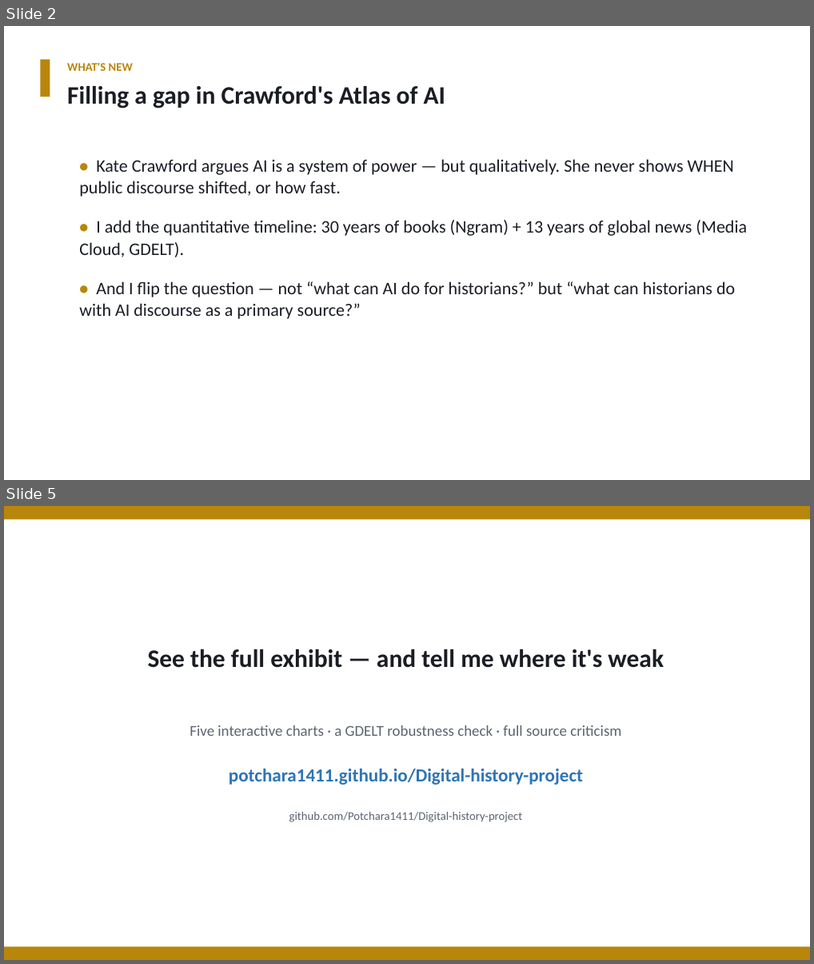
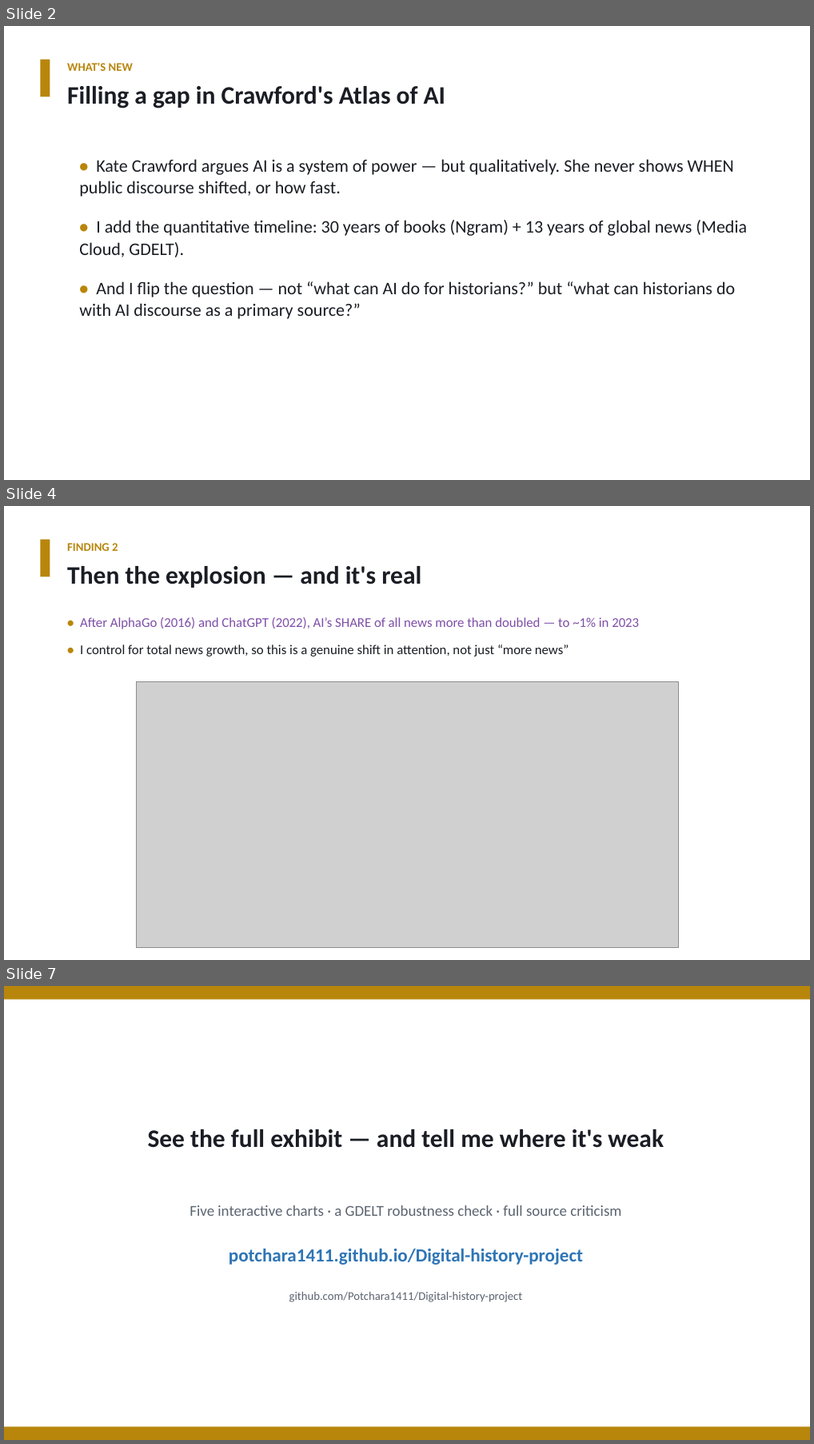
Before and after one commit to Potchara1411/Digital-history-project, a slide deck: ai_discourse_4min.pptx. Shown one above the other, each under a label of ours: slides 2 and 5 before the commit, slides 2, 4 and 7 after it; the slides between them are not shown. The pictures are 814x964 and 814x1444 pixels, drawn with LibreOffice and Linux fonts; fonts in the diff are those of the drawing; grey boxes stand for pictures. Boxes give left, top, right and bottom in pixels: in the first picture for what was removed or moved away, otherwise in the second. Text is boxed around its words. In the diff, an @@ line names an element or a change of style, - is before the commit and + after.

```diff
--- a/ai_discourse_4min.pptx
+++ b/ai_discourse_4min.pptx
@@ slide 4 added at box(4, 506, 810, 960), background #FFFFFF @@
@@ rectangle added at box(40, 540, 50, 576), fill #B8860B @@
@@ text added at box(67, 543, 118, 551), 14 pt, text #B8860B, bold @@
+FINDING 2
@@ text added at box(67, 566, 422, 588), 30 pt, text #1A1D24, bold @@
+Then the explosion — and it's real
@@ text added at box(80, 617, 639, 656), 16 pt, text #7E4FA8 @@
+• After AlphaGo (2016) and ChatGPT (2022), AI’s SHARE of all news more than doubled — to ~1% in 2023
+• I control for total news growth, so this is a genuine shift in attention, not just “more news”
@@ picture added at box(136, 681, 678, 948) @@
@@ what was slide 5 is now slide 7 @@
```
Also in this commit, not shown: 2 slides changed, 1 other slide added, 2 other files.
